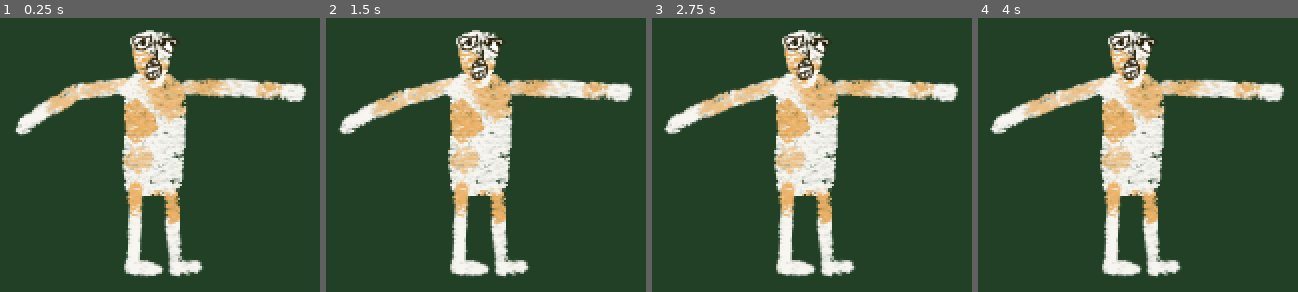
Above: before the commit, frames 1-4 (left to right).
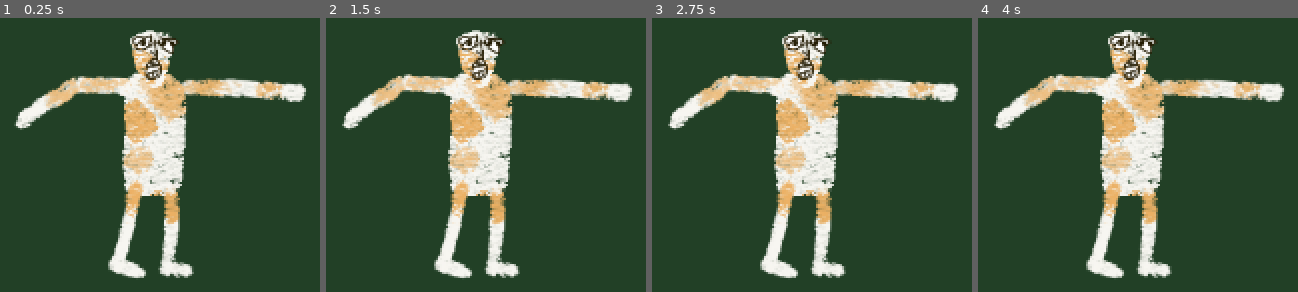
Above: after the commit, the same moments.

Repository: fguillen/The-Forest-Monster-and-the-Cards-Championship
Game: Godot game, scene res://actors/paseant.tscn
Two runs of this game, one before a commit and one after it. Both use one fixed random seed, a clock stepped at 60 frames per second and the inputs below. This scene is started directly instead of the project's main scene.
Inputs:
- Up to frame 1 (0.25 s): no input
- Up to frame 2 (1.5 s): tap Enter (ui_accept) at 0.5, 0.77, 1.25 s; hold Right (ui_right) 0.53-1.28 s; hold Down (ui_down) from 1.28 s (still down)
- Up to frame 3 (2.75 s): tap Enter (ui_accept) at 1.52, 2 s; release Down (ui_down) at 2.03 s; hold Right (ui_right) from 2.03 s (still down)
- Up to frame 4 (4 s): tap Enter (ui_accept) at 2.75, 3.02, 3.5, 3.77 s; release Right (ui_right) at 2.78 s; hold Up (ui_up) 2.78-3.53 s; hold Left (ui_left) from 3.53 s (still down)

The runs differ from the first frame. In frame 1, 5.7% of the frame differs, in the area x 4-64%, y 21-95%; in frame 2, 6.3%; in frame 3, 6.4%; in frame 4, 6.5%, in the area x 3-64%, y 20-95%.

Commit message:
Paseant IK (II)

Diff:
--- a/actors/paseant.tscn
+++ b/actors/paseant.tscn
@@ -32,14 +32,18 @@
 joint_data/1/enable_constraint = false
 joint_data/1/editor_draw_gizmo = true
 
-[sub_resource type="SkeletonModification2DCCDIK" id="SkeletonModification2DCCDIK_xyi5b"]
+[sub_resource type="SkeletonModification2DCCDIK" id="SkeletonModification2DCCDIK_c5sdl"]
 target_nodepath = NodePath("../../TargetLegRight")
 tip_nodepath = NodePath("Hip/LegRight/CalfRight/LegRightTip")
 ccdik_data_chain_length = 2
 joint_data/0/bone_index = 10
 joint_data/0/bone2d_node = NodePath("Hip/LegRight/CalfRight")
 joint_data/0/rotate_from_joint = false
-joint_data/0/enable_constraint = false
+joint_data/0/enable_constraint = true
+joint_data/0/constraint_angle_min = -90.566
+joint_data/0/constraint_angle_max = 359.971
+joint_data/0/constraint_angle_invert = false
+joint_data/0/constraint_in_localspace = true
 joint_data/0/editor_draw_gizmo = true
 joint_data/1/bone_index = 9
 joint_data/1/bone2d_node = NodePath("Hip/LegRight")
@@ -54,7 +58,11 @@
 joint_data/0/bone_index = 13
 joint_data/0/bone2d_node = NodePath("Hip/LegLeft/CalfLeft")
 joint_data/0/rotate_from_joint = false
-joint_data/0/enable_constraint = false
+joint_data/0/enable_constraint = true
+joint_data/0/constraint_angle_min = 4.528
+joint_data/0/constraint_angle_max = 129.057
+joint_data/0/constraint_angle_invert = false
+joint_data/0/constraint_in_localspace = true
 joint_data/0/editor_draw_gizmo = true
 joint_data/1/bone_index = 12
 joint_data/1/bone2d_node = NodePath("Hip/LegLeft")
@@ -67,12 +75,23 @@
 modification_count = 4
 modifications/0 = SubResource("SkeletonModification2DCCDIK_85d3m")
 modifications/1 = SubResource("SkeletonModification2DCCDIK_o8tuw")
-modifications/2 = SubResource("SkeletonModification2DCCDIK_xyi5b")
+modifications/2 = SubResource("SkeletonModification2DCCDIK_c5sdl")
 modifications/3 = SubResource("SkeletonModification2DCCDIK_v73jr")
 
+[sub_resource type="Animation" id="Animation_a0w42"]
+resource_name = "walk"
+length = 2.0
+
+[sub_resource type="AnimationLibrary" id="AnimationLibrary_2ofi3"]
+_data = {
+"walk": SubResource("Animation_a0w42")
+}
+
 [node name="Paseant" type="CharacterBody2D"]
 
 [node name="Polygons" type="Node2D" parent="."]
+metadata/_edit_group_ = true
+metadata/_edit_lock_ = true
 
 [node name="ArmLeft" type="Polygon2D" parent="Polygons"]
 position = Vector2(-14, -30)
@@ -243,7 +262,9 @@
 metadata/_local_pose_override_enabled_ = true
 
 [node name="CalfRight" type="Bone2D" parent="Polygons/Skeleton2D/Hip/LegRight"]
-position = Vector2(3, 34)
+position = Vector2(3.00128, 34.0025)
+rotation = -0.741765
+scale = Vector2(0.999977, 0.999977)
 rest = Transform2D(1, 0, 0, 1, 3, 34)
 metadata/_local_pose_override_enabled_ = true
 
@@ -278,13 +299,18 @@
 position = Vector2(0, 31)
 
 [node name="TargetArmRight" type="Marker2D" parent="."]
-position = Vector2(76, 102)
+position = Vector2(79, 96)
 
 [node name="TargetArmLeft" type="Marker2D" parent="."]
 position = Vector2(283, 77)
 
 [node name="TargetLegRight" type="Marker2D" parent="."]
-position = Vector2(159, 231)
+position = Vector2(147, 217)
 
 [node name="TargetLegLeft" type="Marker2D" parent="."]
-position = Vector2(194, 224)
+position = Vector2(186, 225)
+
+[node name="AnimationPlayer" type="AnimationPlayer" parent="."]
+libraries = {
+"": SubResource("AnimationLibrary_2ofi3")
+}
Not shown: 1 places in actors/paseant.tscn that only renumber resources
